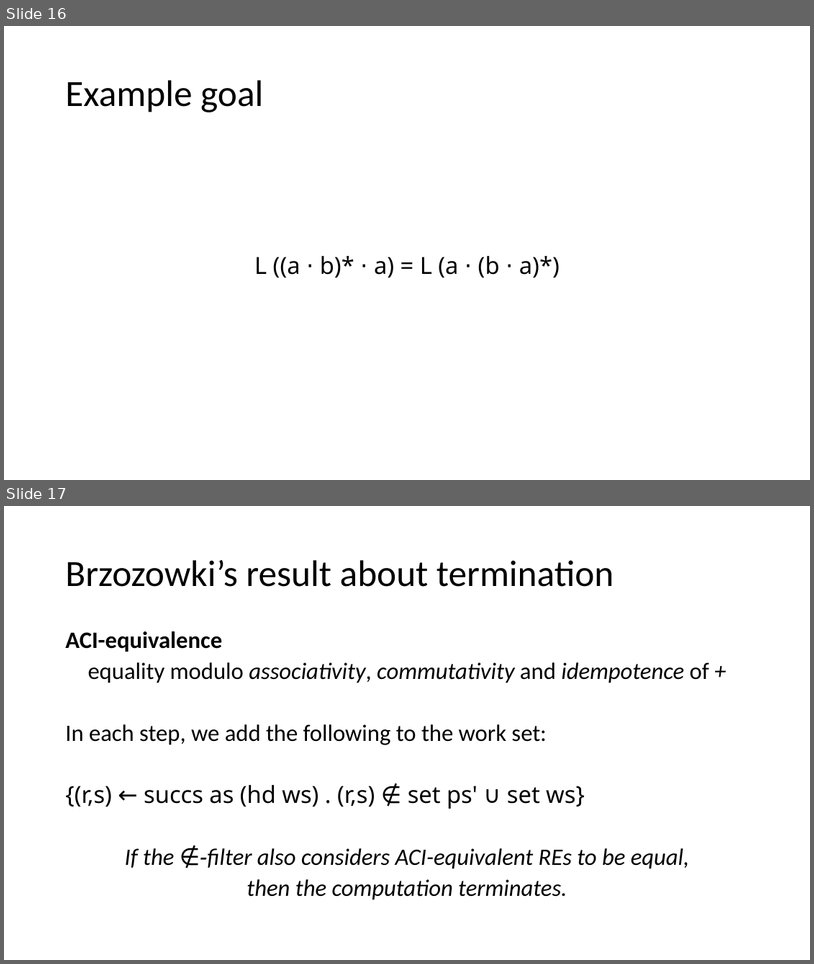
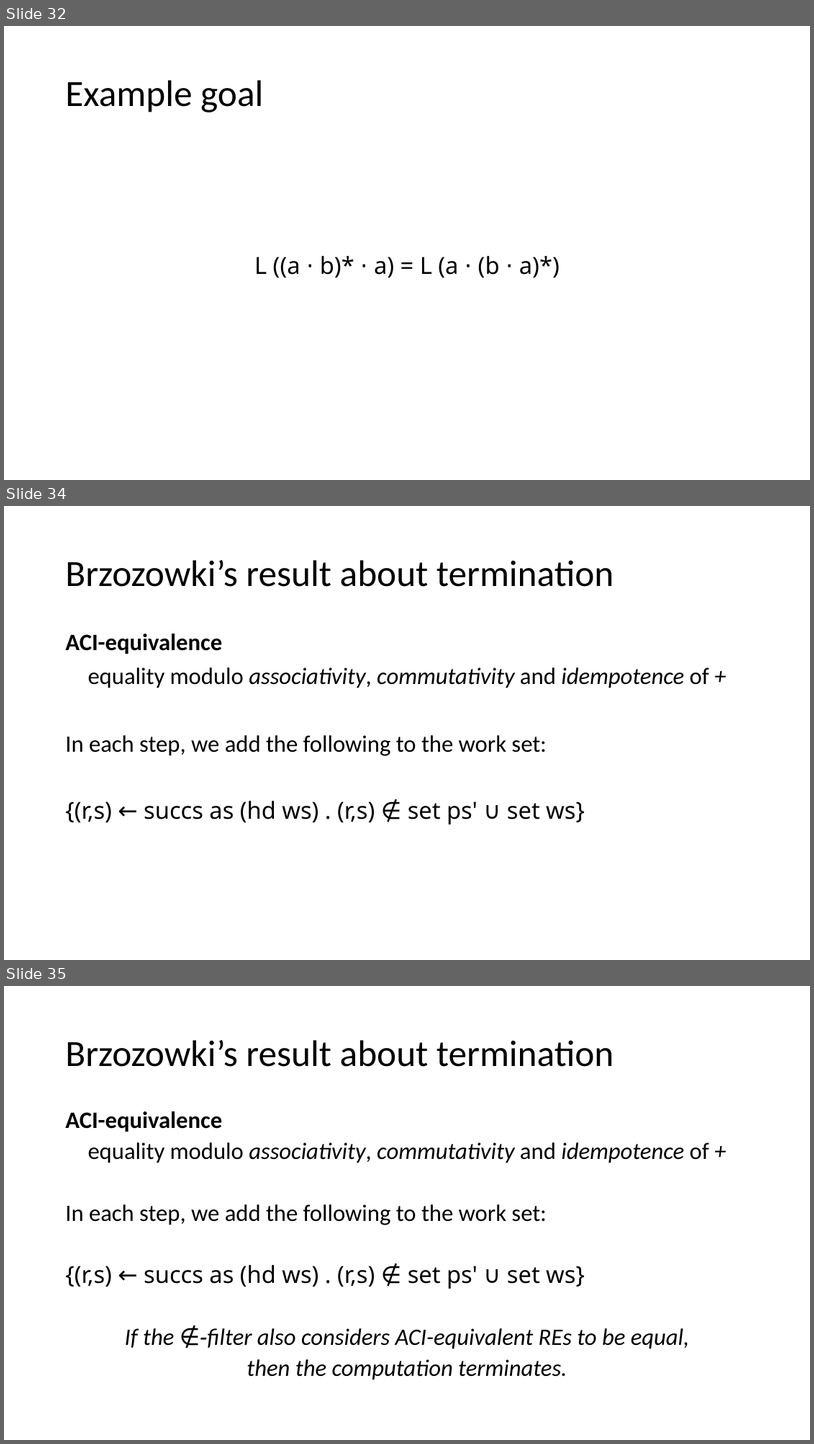
Before and after one commit to Helli/fds_seminar, a slide deck: slides.pptx. Shown one above the other, each under a label of ours: slides 16 and 17 before the commit, slides 32, 34 and 35 after it; the slides between them are not shown. The pictures are 814x964 and 814x1444 pixels, drawn with LibreOffice and Linux fonts; fonts in the diff are those of the drawing. Boxes give left, top, right and bottom in pixels: in the first picture for what was removed or moved away, otherwise in the second. Text is boxed around its words. In the diff, an @@ line names an element or a change of style, - is before the commit and + after.

```diff
--- a/slides.pptx
+++ b/slides.pptx
@@ slide 34 added at (x1=4, y1=506, x2=810, y2=960), background #FFFFFF @@
@@ title added at (x1=65, y1=560, x2=614, y2=587), 44 pt, text #000000 @@
+Brzozowki’s result about termination
@@ text added at (x1=65, y1=633, x2=710, y2=824), 28 pt, text #000000 @@
+ACI-equivalence
+equality modulo associativity, commutativity and idempotence of +
+In each step, we add the following to the work set:
+{(r,s) ← succs as (hd ws) . (r,s) ∉ set ps' ∪ set ws}
@@ what was slide 16 is now slide 32 @@
@@ what was slide 17 is now slide 35 @@
```
Also in this commit, not shown: 1 slide changed, 26 other slides added, 2 slides removed, 1 other file.
